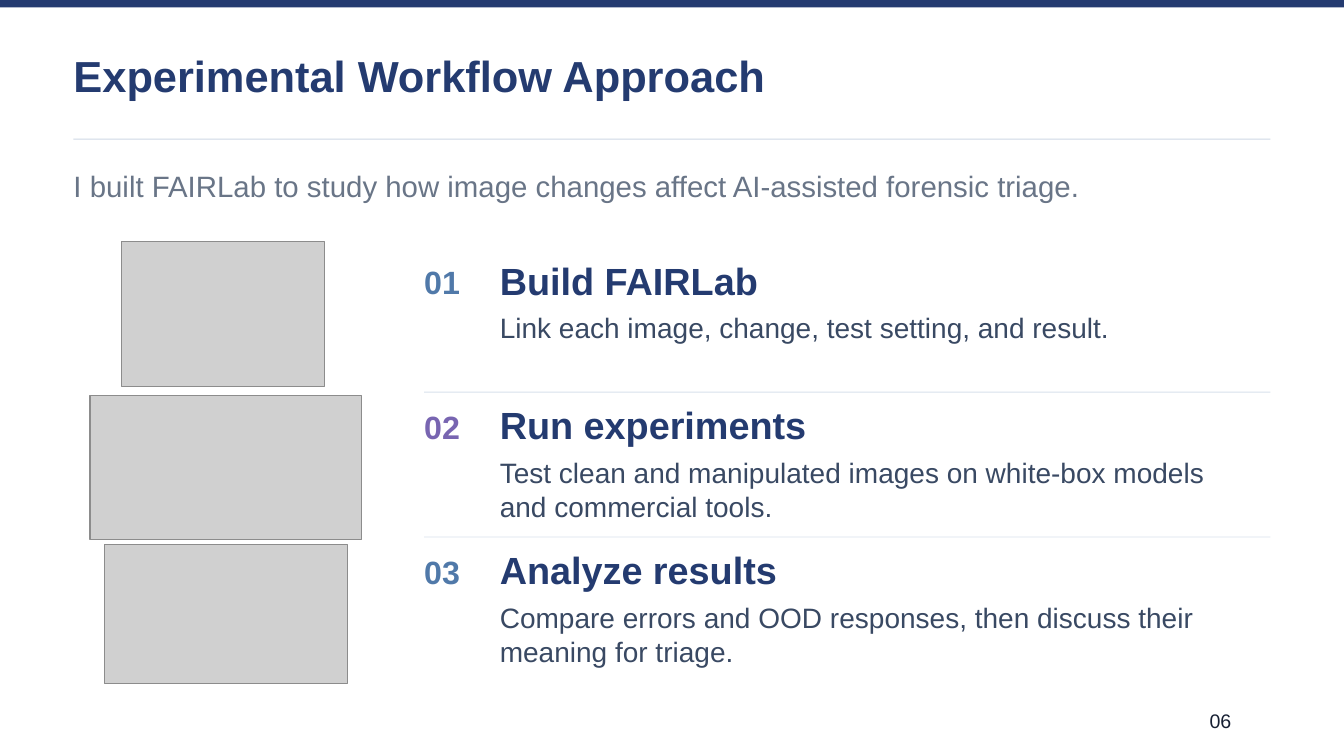
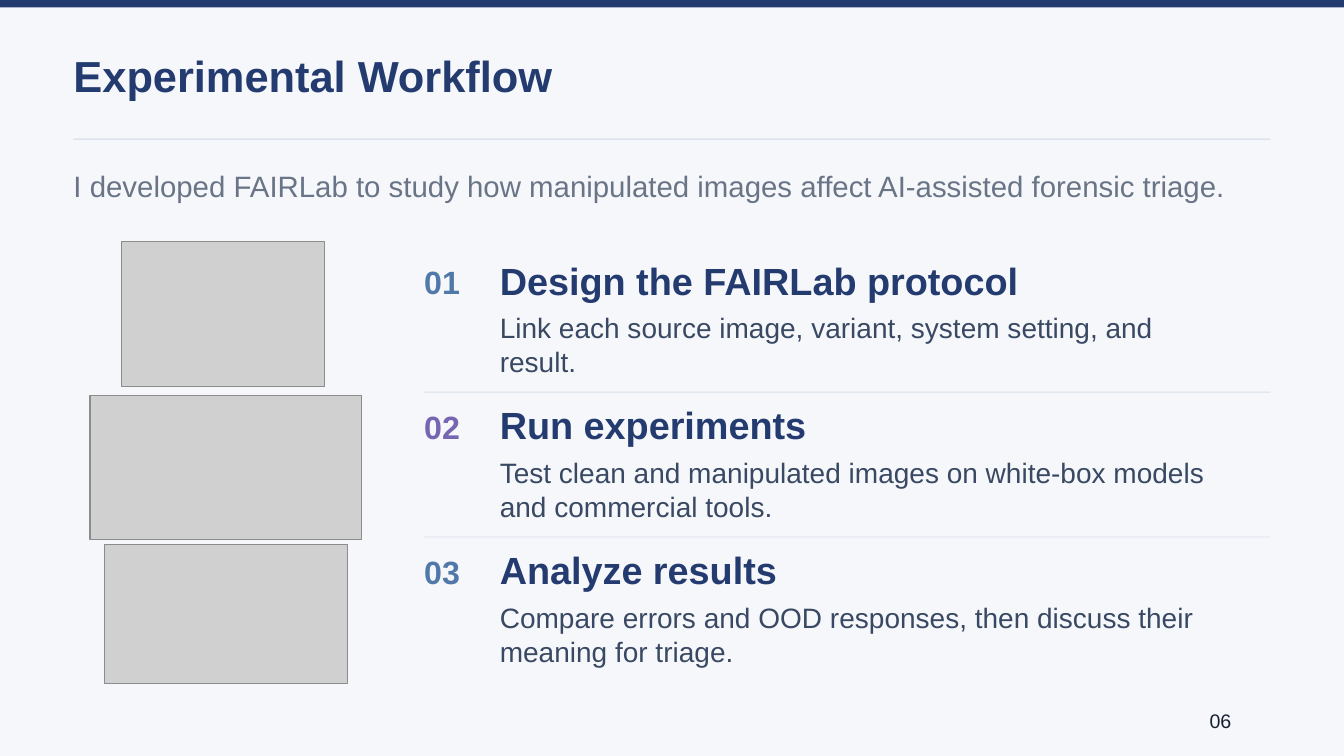
Before and after one commit to lmolinario/Molinario_Thesis_Defense_2026, a slide deck: slide 6 of Molinario_Thesis_Defense_2026.pptx. Drawn at 1344x756 pixels with LibreOffice and Linux fonts; fonts in the diff are those of the drawing; grey boxes stand for pictures. Boxes give left, top, right and bottom in pixels: in the first picture for what was removed or moved away, otherwise in the second. Text is boxed around its words. In the diff, an @@ line names an element or a change of style, - is before the commit and + after.

```diff
--- a/Molinario_Thesis_Defense_2026.pptx
+++ b/Molinario_Thesis_Defense_2026.pptx
@@ background #FFFFFF to #F6F7FA @@
@@ text at [73, 60, 552, 100]: text changed @@
-Experimental Workflow Approach
+Experimental Workflow
@@ text at [73, 175, 1225, 203]: text changed @@
-I built FAIRLab to study how image changes affect AI-assisted forensic triage.
+I developed FAIRLab to study how manipulated images affect AI-assisted forensic triage.
@@ text at [500, 267, 1018, 302]: text changed @@
-Build FAIRLab
+Design the FAIRLab protocol
@@ text at [500, 317, 1153, 373]: text changed @@
-Link each image, change, test setting, and result.
+Link each source image, variant, system setting, and result.
```
Also in this commit, not shown: 11 other slides changed.
